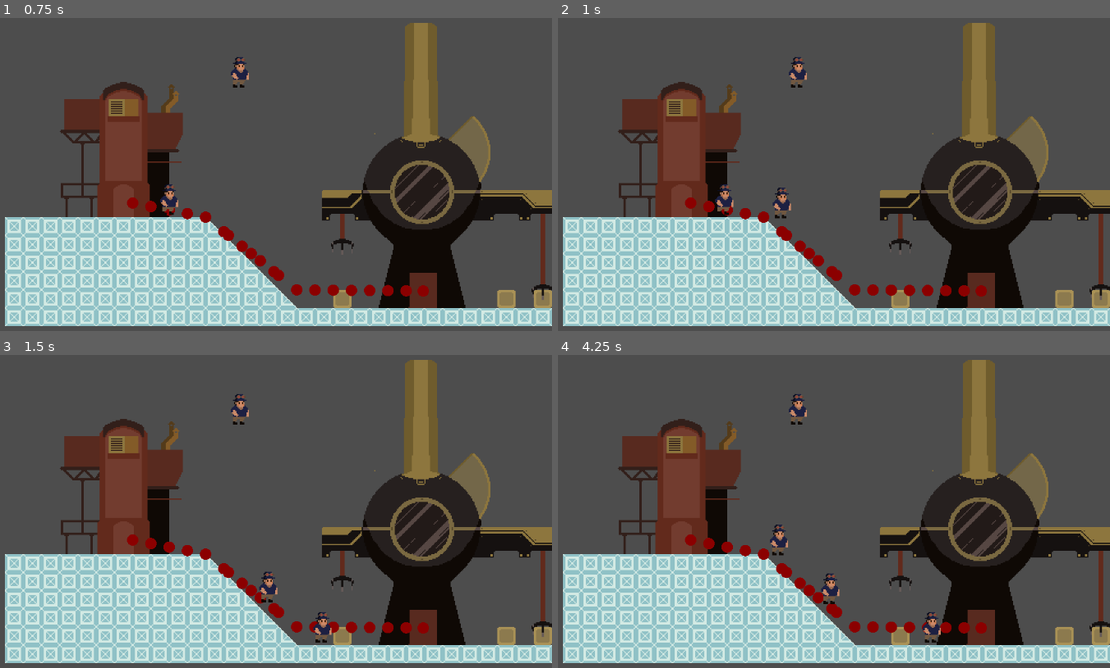
Above: before the commit, frames 1-4 (two rows, left to right).
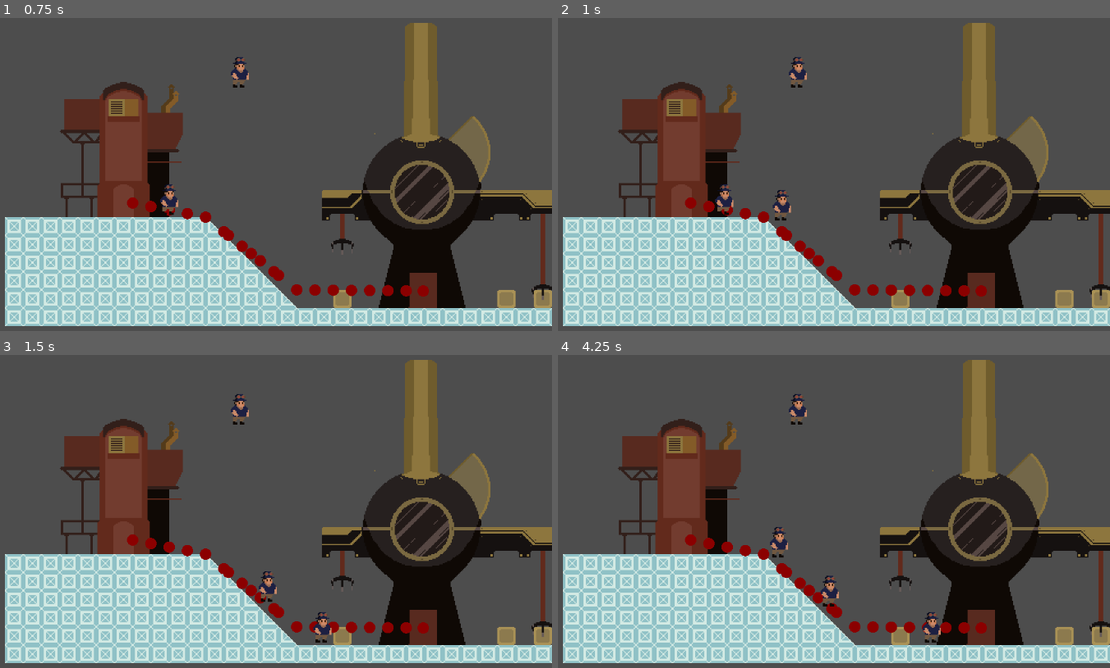
Above: after the commit, the same moments.

Repository: dethland/AFKGODOT
Game: Godot game, scene res://Tests/Testing/facility_play_ground.tscn
The game is run twice, just before and just after one commit, with the same random seed, the same clock (stepped at 60 frames per second) and the same inputs. This scene is started directly instead of the project's main scene.
Inputs (mouse positions are in pixels of both pictures, inside the frame that each line leads up to):
- Up to frame 1 (0.75 s): tap Enter (ui_accept) at 0.5 s; move the mouse to (369, 149) at 0.52 s; click (369, 149) at 0.67 s
- Up to frame 2 (1 s): tap Enter (ui_accept) at 0.77 s
- Up to frame 3 (1.5 s): move the mouse to (93, 524) at 1.27 s; click (93, 524) at 1.42 s
- Up to frame 4 (4.25 s): tap Enter (ui_accept) at 1.52, 3.02, 3.77 s; move the mouse to (845, 423) at 2.02 s; click (845, 423) at 2.17 s; move the mouse to (751, 580) at 2.77 s; click (751, 580) at 2.92 s; move the mouse to (977, 561) at 3.52 s; click (977, 561) at 3.67 s

Frame 1 is identical in both runs. In frame 2, 0.2% of the frame differs, in the area x 38-43%, y 54-65%; in frame 3, 0.1%; in frame 4, 0.3%, in the area x 38-52%, y 54-81%.
Error in both runs: Invalid access to property or key 'worker_capacity' on a base object of type 'Dictionary'. (res://Scripts/BuildingRelated/Facility.gd:108)

Commit message:
Update Colonist.gd

Diff:
--- a/Game/Scripts/ColonistRelated/Colonist.gd
+++ b/Game/Scripts/ColonistRelated/Colonist.gd
@@ -44,10 +44,7 @@
 	else:
 		velocity.x = -speed
 
-	if not is_on_floor():
-		velocity.y += 50
-	else:
-		velocity.y = 0
+	velocity.y += 50
 
 	move_and_slide()
 
